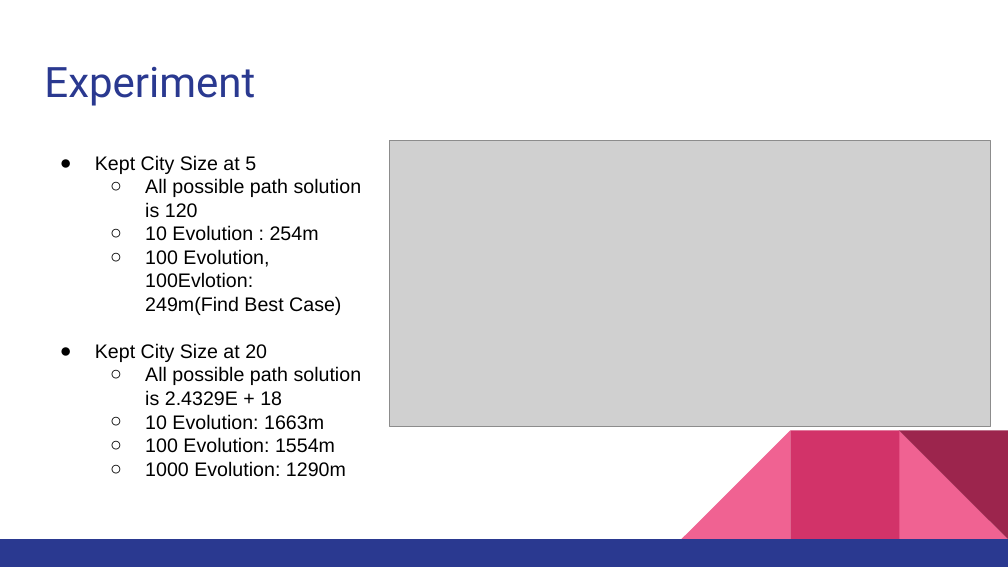
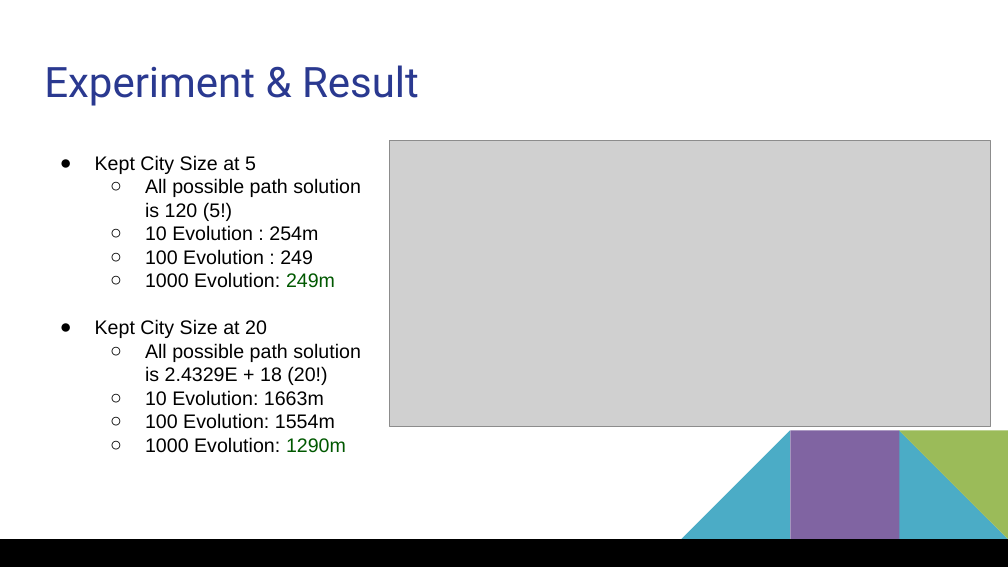
Before and after one commit to FatCache/INFO6205-527-Genetic_Algorithm, a slide deck: slide 7 of Report.pptx. Drawn at 1008x567 pixels with LibreOffice and Linux fonts; fonts in the diff are those of the drawing; grey boxes stand for pictures. Boxes give left, top, right and bottom in pixels: in the first picture for what was removed or moved away, otherwise in the second. Text is boxed around its words. In the diff, an @@ line names an element or a change of style, - is before the commit and + after.

```diff
--- a/Report.pptx
+++ b/Report.pptx
@@ text at bbox=[44, 65, 419, 106]: text changed @@
-Experiment
+Experiment & Result
@@ text at bbox=[145, 178, 361, 221]: text changed @@
-  ○ All possible path solution is 120
+  ○ All possible path solution is 120 (5!)
@@ text at bbox=[145, 249, 335, 288]: text changed @@
-  ○ 100 Evolution, 100Evlotion: 249m(Find Best Case)
+  ○ 100 Evolution : 249
+  ○ 1000 Evolution: 249m
@@ text at bbox=[145, 343, 361, 385]: text changed @@
-  ○ All possible path solution is 2.4329E + 18
+  ○ All possible path solution is 2.4329E + 18 (20!)
@@ text at bbox=[145, 437, 346, 453]: text colour #000000 to #005800 in "1290m" @@
@@ right triangle at bbox=[681, 430, 790, 539]: fill #F06292 to #4BACC6 @@
@@ rectangle at bbox=[790, 430, 899, 539]: fill #D23369 to #8064A2 @@
@@ right triangle at bbox=[899, 430, 1008, 539]: fill #F06292 to #4BACC6 @@
@@ right triangle at bbox=[899, 430, 1008, 539]: fill #9C254D to #9BBB59 @@
@@ rectangle at bbox=[0, 539, 1008, 566]: fill #2A3990 to #000000 @@
```
Also in this commit, not shown: 9 other slides changed.
